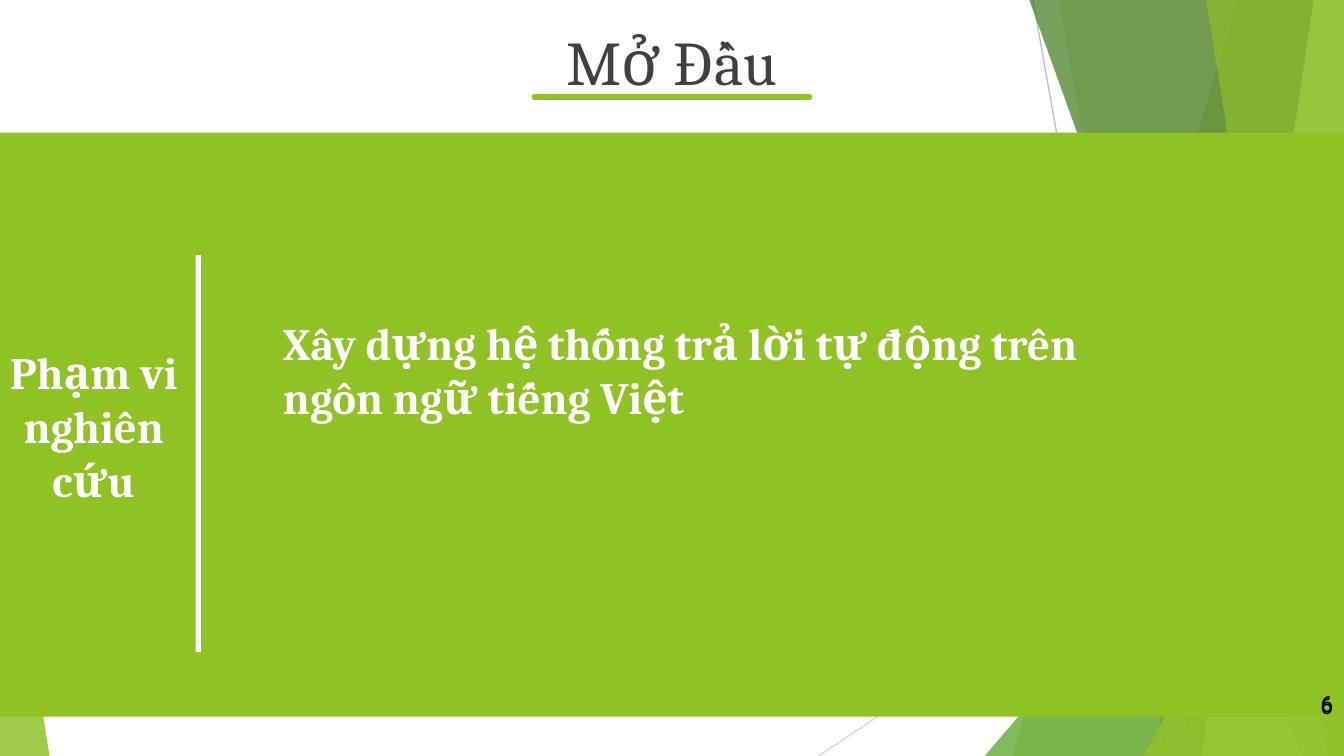
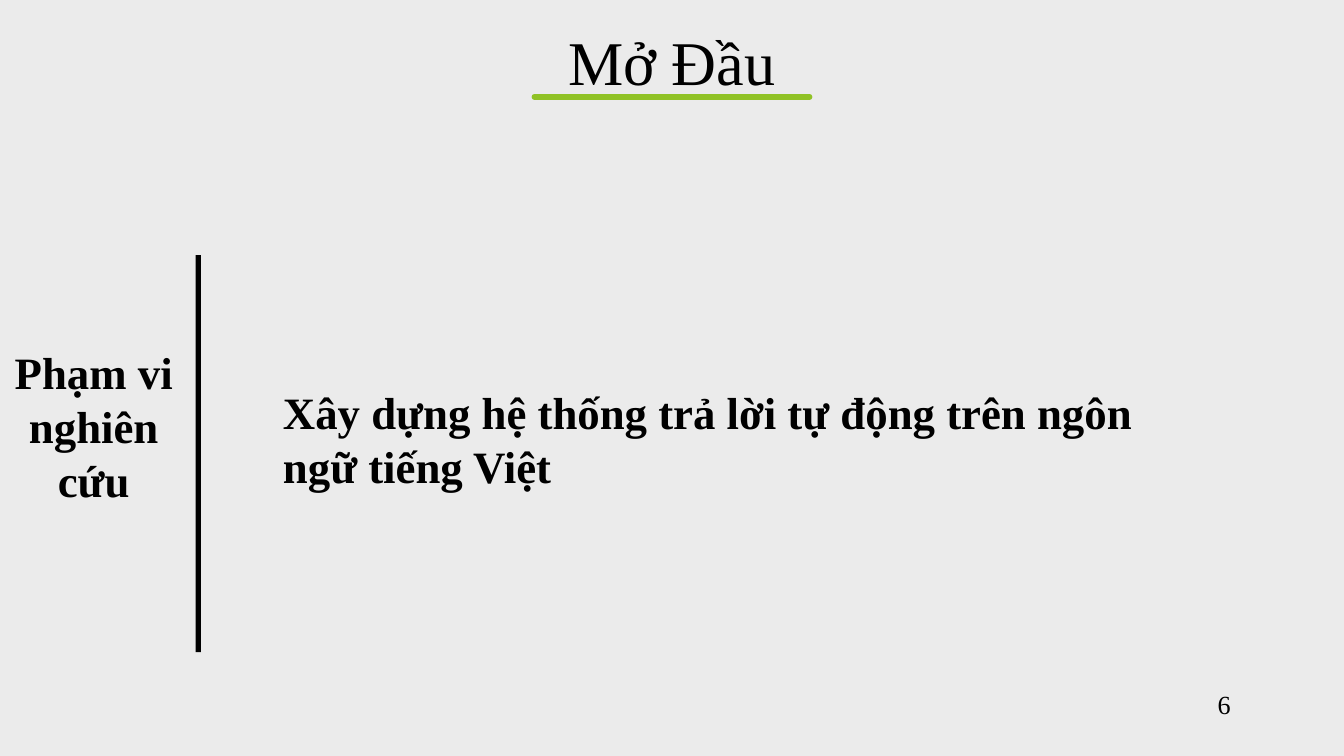
Before and after one commit to vanvibig/BaoCaoLuanVan, a slide deck: slide 6 of LVTN_Vi.pptx. Drawn at 1344x756 pixels with LibreOffice and Linux fonts; fonts in the diff are those of the drawing. Boxes give left, top, right and bottom in pixels: in the first picture for what was removed or moved away, otherwise in the second. Text is boxed around its words. In the diff, an @@ line names an element or a change of style, - is before the commit and + after.

```diff
--- a/LVTN_Vi.pptx
+++ b/LVTN_Vi.pptx
@@ background #FFFFFF to #EBEBEB @@
@@ text "Mở Đầu" at [568, 40, 776, 97]: font Cambria to Times New Roman, text colour #404040 to #000000 @@
@@ rectangle removed at [0, 133, 1344, 718] @@
@@ rectangle at [196, 255, 202, 652]: fill #FFFFFF to #000000 @@
@@ text "Phạm vi nghiên cứu" at [15, 358, 173, 498]: font Cambria to Times New Roman, text colour #FFFFFF to #000000 @@
@@ text "Xây dựng hệ thống trả ..." at [283, 396, 1132, 492]: font Cambria to Times New Roman, text colour #FFFFFF to #000000 @@
@@ text "Xây dựng hệ thống trả ...": place and size @@
-text "Xây dựng hệ thống trả ..." at [283, 328, 1077, 424]
+text "Xây dựng hệ thống trả ..." at [283, 396, 1132, 492]
@@ group removed at [0, 0, 1344, 756]: 5 freeform shapes, 3 triangles, 2 lines @@
@@ page number: place and size @@
-page number at [1230, 684, 1344, 724]
+page number at [1218, 696, 1231, 715]
@@ page number at [1218, 696, 1231, 715]: size 12 to 14 pt, font Roboto to Times New Roman @@
@@ page number removed at [1320, 696, 1333, 714] @@
-6
```
Also in this commit, not shown: 35 other slides changed, 2 slides added, 1 slide removed, 1 other file.
